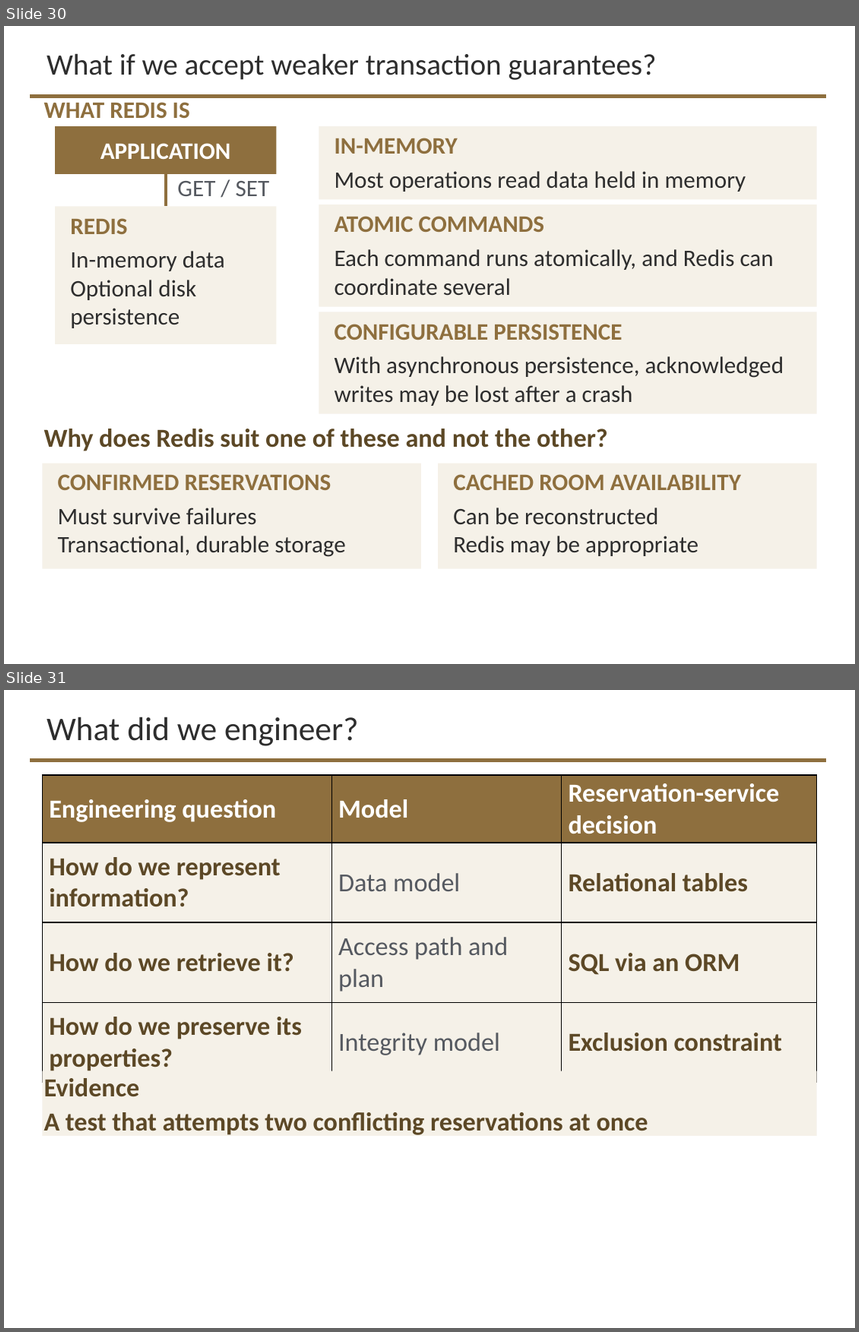
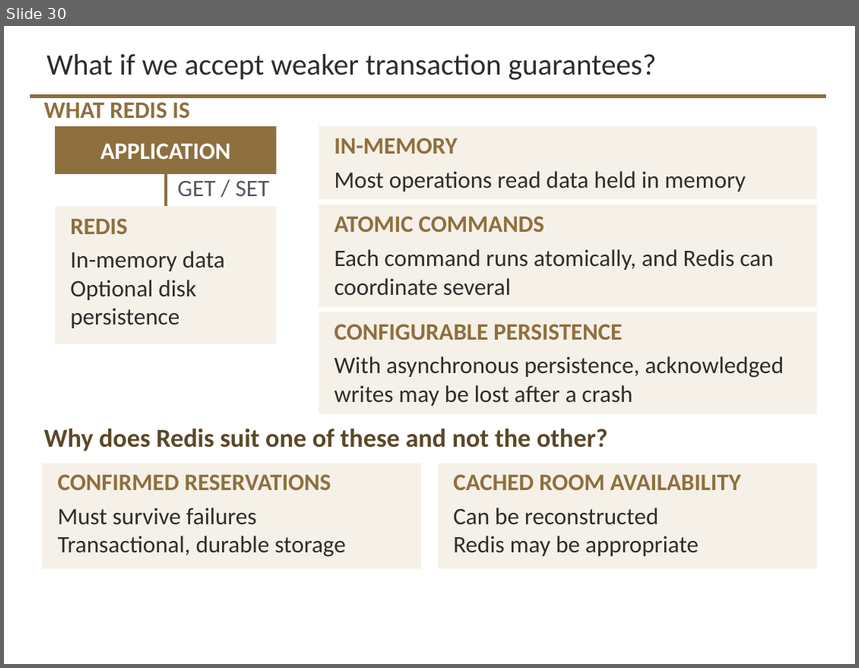
Before and after one commit to davisjam/model-based-agentic-software-engineering, a slide deck: course/lectures/act-3-software-in-the-world/02-data-management/3-2-Data-Management.pptx. Shown one above the other, each under a label of ours: slides 30 and 31 before the commit, slide 30 after it. The pictures are 859x1332 and 859x668 pixels, drawn with LibreOffice and Linux fonts; fonts in the diff are those of the drawing; background and template pictures are left out. Boxes give left, top, right and bottom in pixels: in the first picture for what was removed or moved away, otherwise in the second. Text is boxed around its words. In the diff, an @@ line names an element or a change of style, - is before the commit and + after.

```diff
--- a/course/lectures/act-3-software-in-the-world/02-data-management/3-2-Data-Management.pptx
+++ b/course/lectures/act-3-software-in-the-world/02-data-management/3-2-Data-Management.pptx
@@ slide 31 removed at [4, 690, 855, 1328], background #FFFFFF; not listed: 1 template element that a slide beside it also shows @@
@@ title removed at [47, 717, 358, 746] @@
-What did we engineer?
@@ table removed at [42, 775, 817, 1075], 4 rows, 3 columns @@
-Engineering question | Model | Reservation-service decision
-How do we represent information? | Data model | Relational tables
-How do we retrieve it? | Access path and plan | SQL via an ORM
-How do we preserve its properties? | Integrity model | Exclusion constraint
@@ rectangle removed at [42, 1072, 817, 1136] @@
-Evidence
-A test that attempts two conflicting reservations at once
```
Also in this commit, not shown: 2 slides added.
